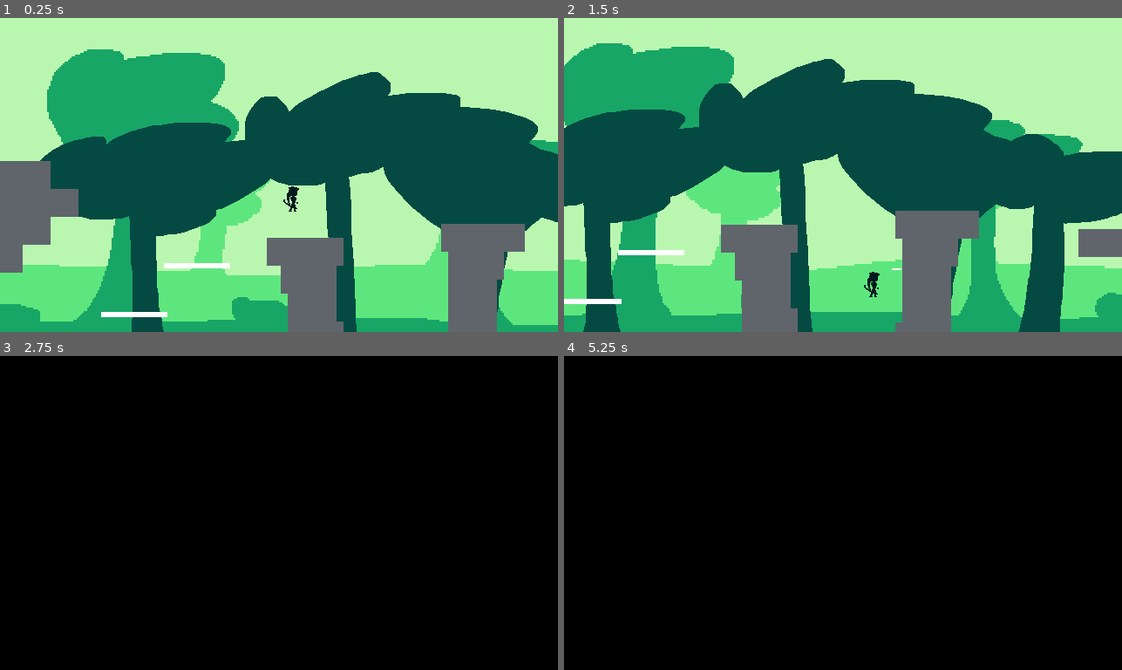
Above: before the commit, frames 1-4 (two rows, left to right).
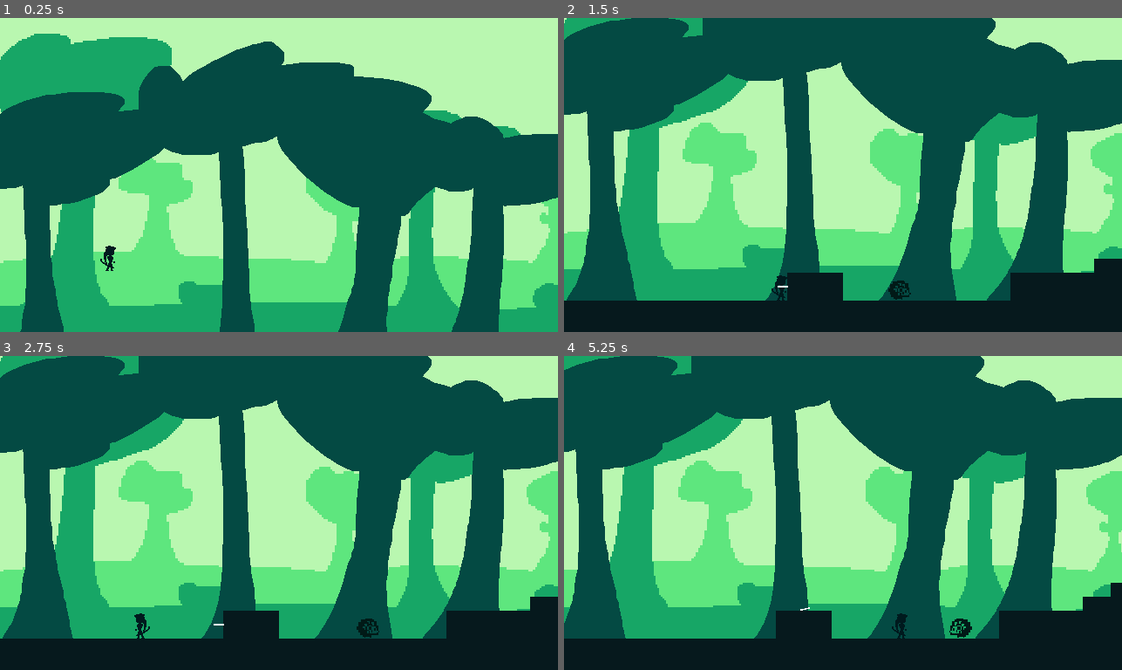
Above: after the commit, the same moments.

Repository: Borrow-Game/game-godot
Game: Godot game, scene res://Scenes/chapter_1_level.tscn
Two runs of this game, one before a commit and one after it. Both use one fixed random seed, a clock stepped at 60 frames per second and the inputs below. The engine's default icon, where the game draws it, is replaced by a stand-in: a white triangle on a blue panel in a dark square.
Inputs:
- Up to frame 1 (0.25 s): no input
- Up to frame 2 (1.5 s): tap Enter (ui_accept) at 0.5, 0.77 s; hold Right (right) from 0.53 s (still down); tap X (dash) at 0.6 s; tap Shift (shoot bow) at 1.35 s
- Up to frame 3 (2.75 s): tap Enter (ui_accept) at 1.52 s; release Right (right) at 2.03 s; hold Left (left) from 2.03 s (still down); tap X (dash) at 2.1 s
- Up to frame 4 (5.25 s): release Left (left) at 2.78 s; hold Right (right) 2.78-4.28 s; tap Shift (shoot bow) at 2.85, 4.35 s; tap Enter (ui_accept) at 3.02, 3.77, 4.52 s; tap X (dash) at 3.6, 5.1 s; hold Left (left) 4.28-5.03 s; hold Right (right) from 5.03 s (still down)

The runs differ from the first frame. In frame 1, 53% of the frame differs, in the area x 0-100%, y 5-100%; in frame 2, 76%; in frame 3, 100%, in the area x 0-100%, y 0-100%; in frame 4, 100%.

Commit message:
feat: enemy design

Diff:
--- a/Scenes/chapter_1_level.tscn
+++ b/Scenes/chapter_1_level.tscn
@@ -21,7 +21,6 @@
 Camera = NodePath("player_character/Camera2D")
 
 [node name="player_character" parent="." instance=ExtResource("2_lfv0s")]
-position = Vector2(2968, -104)
 
 [node name="Camera2D" parent="player_character" instance=ExtResource("3_5eb4t")]
 position = Vector2(-18, -88)
@@ -46,15 +45,6 @@
 [node name="sample_block5" parent="blocks" instance=ExtResource("4_qjmwi")]
 position = Vector2(-112, 160)
 
-[node name="sample_block6" parent="blocks" instance=ExtResource("4_qjmwi")]
-position = Vector2(-112, 128)
-
-[node name="sample_block7" parent="blocks" instance=ExtResource("4_qjmwi")]
-position = Vector2(-112, 96)
-
-[node name="sample_block8" parent="blocks" instance=ExtResource("4_qjmwi")]
-position = Vector2(-112, 64)
-
 [node name="sample_block11" parent="blocks" instance=ExtResource("4_qjmwi")]
 position = Vector2(-144, 160)
 
@@ -1709,102 +1699,12 @@
 [node name="sample_block374" parent="blocks" instance=ExtResource("4_qjmwi")]
 position = Vector2(3792, 192)
 
-[node name="sample_block12" parent="blocks" instance=ExtResource("4_qjmwi")]
-position = Vector2(-144, 128)
-
-[node name="sample_block13" parent="blocks" instance=ExtResource("4_qjmwi")]
-position = Vector2(-144, 96)
-
-[node name="sample_block14" parent="blocks" instance=ExtResource("4_qjmwi")]
-position = Vector2(-144, 64)
-
-[node name="sample_block15" parent="blocks" instance=ExtResource("4_qjmwi")]
-position = Vector2(-144, 32)
-
-[node name="sample_block16" parent="blocks" instance=ExtResource("4_qjmwi")]
-position = Vector2(-144, 0)
-
-[node name="sample_block17" parent="blocks" instance=ExtResource("4_qjmwi")]
-position = Vector2(-144, -32)
-
-[node name="sample_block18" parent="blocks" instance=ExtResource("4_qjmwi")]
-position = Vector2(-144, -64)
-
-[node name="sample_block19" parent="blocks" instance=ExtResource("4_qjmwi")]
-position = Vector2(-144, -96)
-
-[node name="sample_block20" parent="blocks" instance=ExtResource("4_qjmwi")]
-position = Vector2(-144, -128)
-
-[node name="sample_block21" parent="blocks" instance=ExtResource("4_qjmwi")]
-position = Vector2(-144, -160)
-
-[node name="sample_block22" parent="blocks" instance=ExtResource("4_qjmwi")]
-position = Vector2(-144, -192)
-
-[node name="sample_block23" parent="blocks" instance=ExtResource("4_qjmwi")]
-position = Vector2(-144, -224)
-
-[node name="sample_block24" parent="blocks" instance=ExtResource("4_qjmwi")]
-position = Vector2(-144, -256)
-
-[node name="sample_block25" parent="blocks" instance=ExtResource("4_qjmwi")]
-position = Vector2(-144, -288)
-
-[node name="sample_block26" parent="blocks" instance=ExtResource("4_qjmwi")]
-position = Vector2(-144, -320)
-
 [node name="sample_block544" parent="blocks" instance=ExtResource("4_qjmwi")]
 position = Vector2(-144, 160)
 
 [node name="sample_block545" parent="blocks" instance=ExtResource("4_qjmwi")]
 position = Vector2(-144, 192)
 
-[node name="sample_block546" parent="blocks" instance=ExtResource("4_qjmwi")]
-position = Vector2(-144, 128)
-
-[node name="sample_block547" parent="blocks" instance=ExtResource("4_qjmwi")]
-position = Vector2(-144, 96)
-
-[node name="sample_block548" parent="blocks" instance=ExtResource("4_qjmwi")]
-position = Vector2(-144, 64)
-
-[node name="sample_block549" parent="blocks" instance=ExtResource("4_qjmwi")]
-position = Vector2(-144, 32)
-
-[node name="sample_block550" parent="blocks" instance=ExtResource("4_qjmwi")]
-position = Vector2(-144, 0)
-
-[node name="sample_block551" parent="blocks" instance=ExtResource("4_qjmwi")]
-position = Vector2(-144, -32)
-
-[node name="sample_block552" parent="blocks" instance=ExtResource("4_qjmwi")]
-position = Vector2(-144, -64)
-
-[node name="sample_block553" parent="blocks" instance=ExtResource("4_qjmwi")]
-position = Vector2(-144, -96)
-
-[node name="sample_block554" parent="blocks" instance=ExtResource("4_qjmwi")]
-position = Vector2(-144, -128)
-
-[node name="sample_block555" parent="blocks" instance=ExtResource("4_qjmwi")]
-position = Vector2(-144, -160)
-
-[node name="sample_block556" parent="blocks" instance=ExtResource("4_qjmwi")]
-position = Vector2(-144, -192)
-
-[node name="sample_block557" parent="blocks" instance=ExtResource("4_qjmwi")]
-position = Vector2(-144, -224)
-
-[node name="sample_block558" parent="blocks" instance=ExtResource("4_qjmwi")]
-position = Vector2(-144, -256)
-
-[node name="sample_block559" parent="blocks" instance=ExtResource("4_qjmwi")]
-position = Vector2(-144, -288)
-
-[node name="sample_block560" parent="blocks" instance=ExtResource("4_qjmwi")]
-position = Vector2(-144, -320)
-
 [node name="sample_block561" parent="blocks" instance=ExtResource("4_qjmwi")]
 position = Vector2(4016, 160)
 
@@ -1907,12 +1807,6 @@
 [node name="sample_block594" parent="blocks" instance=ExtResource("4_qjmwi")]
 position = Vector2(4016, -320)
 
-[node name="sample_block9" parent="blocks" instance=ExtResource("4_qjmwi")]
-position = Vector2(-80, 48)
-
-[node name="sample_block10" parent="blocks" instance=ExtResource("4_qjmwi")]
-position = Vector2(-112, 48)
-
 [node name="arrows" type="Node2D" parent="."]
 
 [node name="spikes" type="Node" parent="."]
@@ -2031,6 +1925,33 @@
 [node name="StaticBody2D40" parent="spikes" instance=ExtResource("5_6owok")]
 position = Vector2(3096, 138)
 
+[node name="StaticBody2D41" parent="spikes" instance=ExtResource("5_6owok")]
+position = Vector2(3112, 138)
+
+[node name="StaticBody2D42" parent="spikes" instance=ExtResource("5_6owok")]
+position = Vector2(3128, 138)
+
+[node name="StaticBody2D77" parent="spikes" instance=ExtResource("5_6owok")]
+position = Vector2(2852, 138)
+
+[node name="StaticBody2D78" parent="spikes" instance=ExtResource("5_6owok")]
+position = Vector2(2868, 138)
+
+[node name="StaticBody2D84" parent="spikes" instance=ExtResource("5_6owok")]
+position = Vector2(2836, 138)
+
+[node name="StaticBody2D79" parent="spikes" instance=ExtResource("5_6owok")]
+position = Vector2(2884, 138)
+
+[node name="StaticBody2D80" parent="spikes" instance=ExtResource("5_6owok")]
+position = Vector2(2900, 138)
+
+[node name="StaticBody2D81" parent="spikes" instance=ExtResource("5_6owok")]
+position = Vector2(2916, 138)
+
+[node name="StaticBody2D82" parent="spikes" instance=ExtResource("5_6owok")]
+position = Vector2(2932, 138)
+
 [node name="StaticBody2D25" parent="spikes" instance=ExtResource("5_6owok")]
 position = Vector2(3272, 138)
 
@@ -2132,6 +2053,12 @@
 
 [node name="StaticBody2D74" parent="spikes" instance=ExtResource("5_6owok")]
 position = Vector2(3768, 138)
+
+[node name="StaticBody2D75" parent="spikes" instance=ExtResource("5_6owok")]
+position = Vector2(3784, 138)
+
+[node name="StaticBody2D76" parent="spikes" instance=ExtResource("5_6owok")]
+position = Vector2(3800, 138)
 
 [node name="ParallaxBackground" type="ParallaxBackground" parent="."]
 offset = Vector2(0, -29.88)
@@ -2172,10 +2099,12 @@
 texture = ExtResource("9_0ge2g")
 
 [node name="CharacterBody2D" parent="." instance=ExtResource("10_c1prn")]
-position = Vector2(2032, 136)
+position = Vector2(2024, 136)
+goal_position = Vector2(2179, 136)
 
 [node name="CharacterBody2D2" parent="." instance=ExtResource("10_c1prn")]
-position = Vector2(240, 128)
+position = Vector2(208, 136)
+goal_position = Vector2(350, 136)
 
 [node name="platform" type="Node" parent="."]
 
@@ -2200,4 +2129,9 @@
 position = Vector2(430.357, -0.382463)
 shape = SubResource("RectangleShape2D_tsuyv")
 
+[node name="invisible_wall" parent="." instance=ExtResource("4_qjmwi")]
+visible = false
+position = Vector2(-144, -96)
+scale = Vector2(1, 15.32)
+
 [connection signal="body_entered" from="Area2D" to="Area2D" method="_on_body_entered"]
--- a/Scenes/enemy2d.tscn
+++ b/Scenes/enemy2d.tscn
@@ -1,13 +1,13 @@
 [gd_scene load_steps=5 format=3 uid="uid://cti0hhlcss2tr"]
 
-[ext_resource type="Texture2D" uid="uid://bs4bmruuqe0xm" path="res://Scripts/Assets/Textures/icon.svg" id="1_6y2cx"]
 [ext_resource type="Script" path="res://Scripts/enemy_2d.gd" id="1_k1yl2"]
+[ext_resource type="Texture2D" uid="uid://drmenkkwde2hd" path="res://Assets/textures/enemy/Sprite-0001.png" id="2_hyh6h"]
 
 [sub_resource type="RectangleShape2D" id="RectangleShape2D_n288p"]
-size = Vector2(9.35672, 11.3658)
+size = Vector2(14.1465, 16.5075)
 
 [sub_resource type="RectangleShape2D" id="RectangleShape2D_siay1"]
-size = Vector2(16, 16)
+size = Vector2(24.0804, 24.0804)
 
 [node name="CharacterBody2D" type="CharacterBody2D"]
 position = Vector2(104, 80)
@@ -22,15 +22,17 @@
 collision_mask = 3
 
 [node name="CollisionShape2D" type="CollisionShape2D" parent="Area2D"]
+position = Vector2(2.51462, -2.69939)
 scale = Vector2(1.05, 1.05)
 shape = SubResource("RectangleShape2D_n288p")
 
 [node name="Sprite2D" type="Sprite2D" parent="."]
-position = Vector2(1.43051e-06, -1.19209e-07)
-scale = Vector2(0.125, 0.125)
-texture = ExtResource("1_6y2cx")
+position = Vector2(4, -4)
+scale = Vector2(1.625, 1.625)
+texture = ExtResource("2_hyh6h")
 
 [node name="CollisionShape2D" type="CollisionShape2D" parent="."]
+position = Vector2(4.02, -4.02)
 scale = Vector2(0.995, 0.995)
 shape = SubResource("RectangleShape2D_siay1")
 
--- a/Scenes/physics_sample_block.tscn
+++ b/Scenes/physics_sample_block.tscn
@@ -6,6 +6,7 @@
 [sub_resource type="QuadMesh" id="QuadMesh_xjw7s"]
 
 [node name="sample_block" type="StaticBody2D" groups=["wall"]]
+modulate = Color(0.0235294, 0.0980392, 0.113725, 1)
 collision_layer = 7
 collision_mask = 7
 
@@ -13,7 +14,6 @@
 shape = SubResource("RectangleShape2D_mowld")
 
 [node name="sample_block_texture" type="MeshInstance2D" parent="."]
-modulate = Color(0.376471, 0.396078, 0.423529, 1)
 position = Vector2(-4.76837e-07, -4.76837e-07)
 scale = Vector2(32, 32)
 mesh = SubResource("QuadMesh_xjw7s")
--- a/Scenes/physics_sample_scene.tscn
+++ b/Scenes/physics_sample_scene.tscn
@@ -1055,7 +1055,6 @@
 aim_position = Vector2(880, 88)
 
 [node name="ParallaxBackground" type="ParallaxBackground" parent="."]
-visible = false
 
 [node name="ParallaxLayer4" type="ParallaxLayer" parent="ParallaxBackground"]
 position = Vector2(945, -26)
--- a/Scripts/enemy_2d.gd
+++ b/Scripts/enemy_2d.gd
@@ -2,6 +2,7 @@
 @onready var startposition = self.position
 @export  var goal_position = Vector2()
 @export var speed = 30
+@onready var sprite_2d: Sprite2D = $Sprite2D
 
 func _on_area_2d_body_entered(body: Node2D) -> void:
 	if body.is_in_group("arrow"):
@@ -13,17 +14,16 @@
 		RespawnHandler.respawn()
 		body.set_physics_process(false)
 
-
-
 func _physics_process(delta: float) -> void:
 	velocity.x = speed
 
 	if self.position.x >= goal_position.x :
 		speed  = abs(speed) * -1
-
+		sprite_2d.flip_h = true
 
 	if self.position.x <=startposition.x :
 		speed  = abs(speed)
+		sprite_2d.flip_h = false
 	move_and_slide()
 
 func disable() -> void:
@@ -31,7 +31,6 @@
 	self.visible = false
 	self.position = Vector2(-99999, -99999)
 
-
 func _process(delta: float) -> void:
 		if RespawnHandler.respawning > 0:
 			self.position = startposition
--- a/Scripts/player_character.gd
+++ b/Scripts/player_character.gd
@@ -7,6 +7,7 @@
 @export var SPEED: float = 100.0
 @export var JUMP_VELOCITY: float = -240.0 / 1.45
 var x_acceleration: float = 40
+@onready var character_texture: Sprite2D = $character_texture
 
 @onready var startpoint = self.position
 
@@ -20,11 +21,13 @@
 var dash_direction = Vector2(0,0)
 
 func _physics_process(delta: float) -> void:
-
 	if Input.get_axis("left", "right") < 0:
 		arrow_direction = -1
+		character_texture.flip_h = true
+
 	elif Input.get_axis("left", "right") > 0:
 		arrow_direction = 1
+		character_texture.flip_h = false
 
 
 	# Check for dash input.
Binary file added: Assets/textures/enemy/Sprite-0001.ase
Binary file added: Assets/textures/enemy/Sprite-0001.jpg
Not shown, added: Assets/textures/enemy/Sprite-0001.jpg.import
Binary file added: Assets/textures/enemy/Sprite-0001.png
Not shown, added: Assets/textures/enemy/Sprite-0001.png.import
Binary file added: Assets/textures/enemy/character_static.png
Not shown, added: Assets/textures/enemy/character_static.png.import
Binary file added: Assets/textures/enemy/character_static1.png
Not shown, added: Assets/textures/enemy/character_static1.png.import
Binary file added: Assets/textures/enemy/character_static2.png
Not shown, added: Assets/textures/enemy/character_static2.png.import
